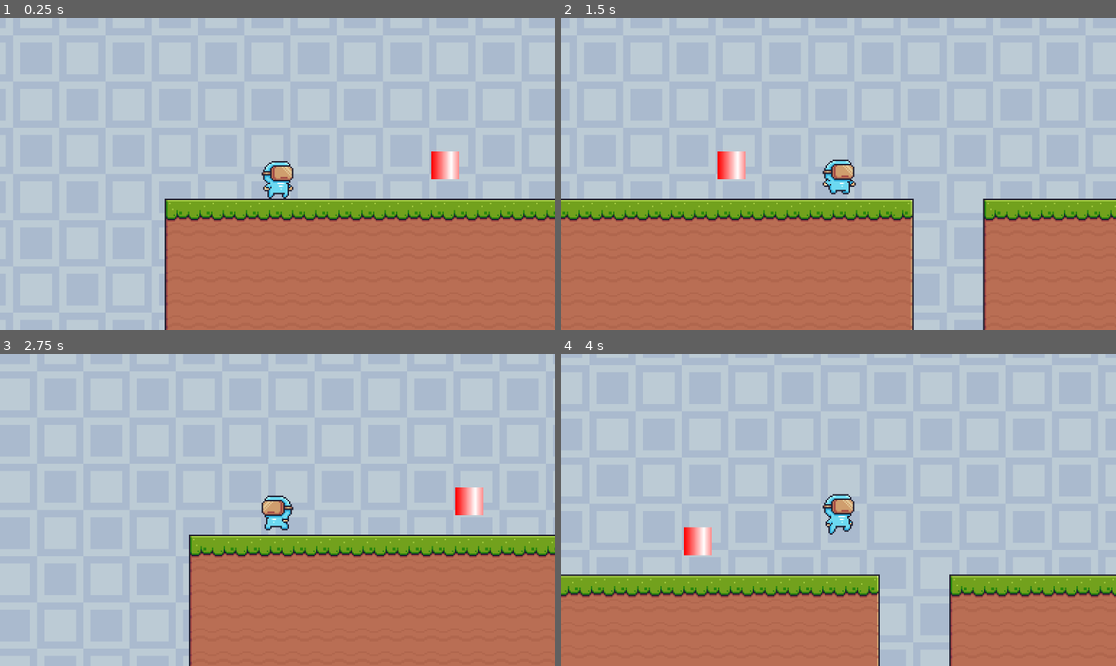
Above: before the commit, frames 1-4 (two rows, left to right).
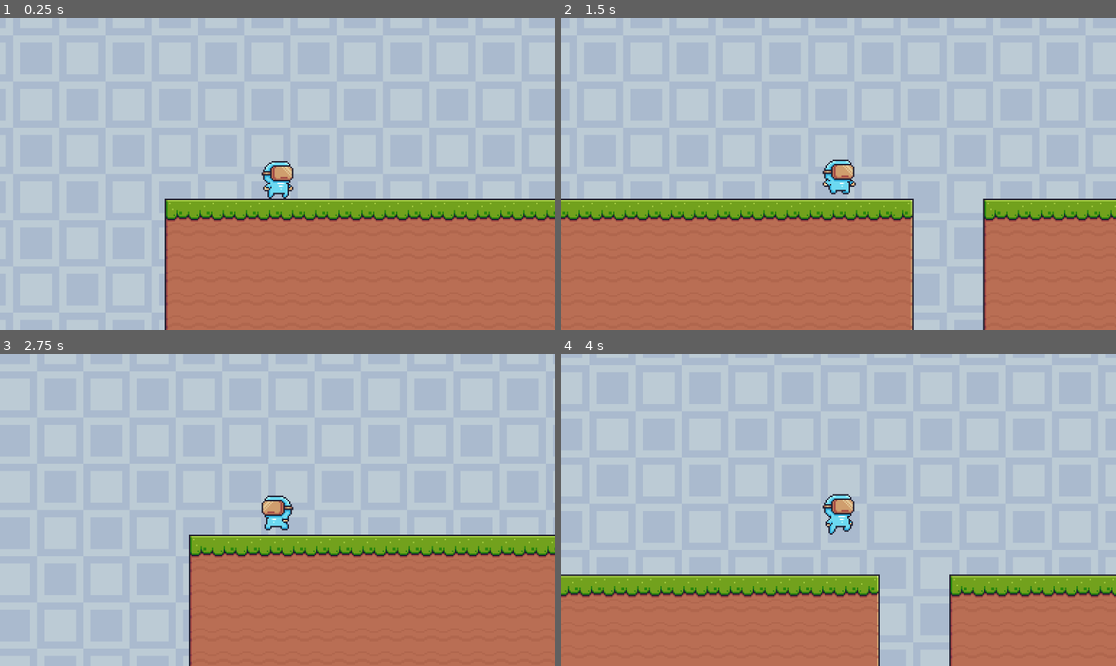
Above: after the commit, the same moments.

Repository: Zarlden/Syncronauts
Game: Godot game, scene res://Level/level_1.tscn
Two runs of this game, one before a commit and one after it. Both use one fixed random seed, a clock stepped at 60 frames per second and the inputs below.
Inputs:
- Up to frame 1 (0.25 s): no input
- Up to frame 2 (1.5 s): hold D (Right) from 0.53 s (still down); tap Space (Jump) at 0.77 s
- Up to frame 3 (2.75 s): tap Space (Jump) at 1.52 s; release D (Right) at 2.03 s; hold A (Left) from 2.03 s (still down)
- Up to frame 4 (4 s): release A (Left) at 2.78 s; hold D (Right) from 2.78 s (still down); tap Space (Jump) at 3.02, 3.77 s

The runs differ from the first frame. In frame 1, 0.5% of the frame differs, in the area x 77-83%, y 42-52%; in frame 2, 0.5%; in frame 3, 0.5%; in frame 4, 0.5%.

Commit message:
Removed colours from player script

Diff:
--- a/Level/level_1.tscn
+++ b/Level/level_1.tscn
@@ -7,7 +7,6 @@
 [ext_resource type="PackedScene" uid="uid://bqtpmqybxghfy" path="res://Interactable_Objects/checkpoint.tscn" id="7_o57h3"]
 [ext_resource type="PackedScene" uid="uid://ch6pmxvx21fnd" path="res://platform/movingPlatform.tscn" id="7_srvaw"]
 [ext_resource type="PackedScene" uid="uid://pouw3u2i4c6d" path="res://Interactable_Objects/goal.tscn" id="8_4cfu4"]
-[ext_resource type="PackedScene" uid="uid://cfnesaa4lnec4" path="res://puddle.tscn" id="8_m1cpd"]
 
 [sub_resource type="TileSetAtlasSource" id="TileSetAtlasSource_vhq63"]
 texture = ExtResource("1_7l7et")
@@ -487,6 +486,3 @@
 
 [node name="Moving Platform" parent="." index="8" instance=ExtResource("7_srvaw")]
 position = Vector2(550.618, 25.0002)
-
-[node name="Puddle" parent="." index="9" instance=ExtResource("8_m1cpd")]
-position = Vector2(114, -7)
--- a/Player/PlayerAction.gd
+++ b/Player/PlayerAction.gd
@@ -2,16 +2,8 @@
 
 class_name Player
 
-enum colour {
-	RED,
-	GREEN,
-	BLUE,
-	YELLOW
-}
-
 const SPEED = 200.0
 const JUMP_VELOCITY = -225.0
-const playerColour = colour.RED
 
 # Get the gravity from the project settings to be synced with RigidBody nodes.
 var gravity = ProjectSettings.get_setting("physics/2d/default_gravity")
Not shown: 1 places in Level/level_1.tscn that only renumber resources
